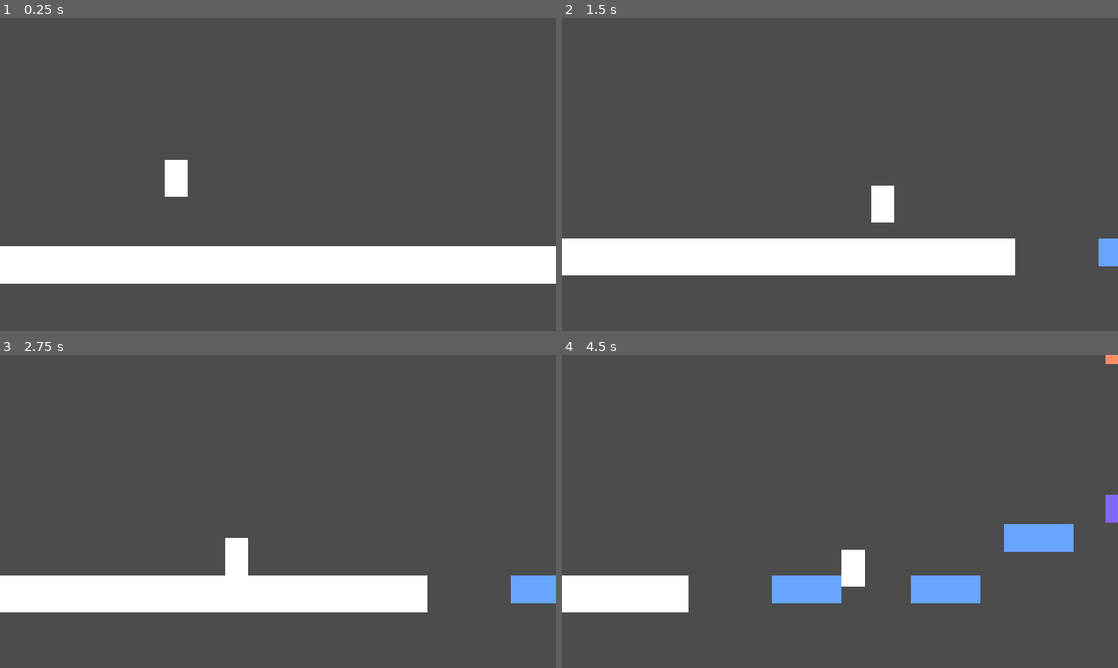
Above: before the commit, frames 1-4 (two rows, left to right).
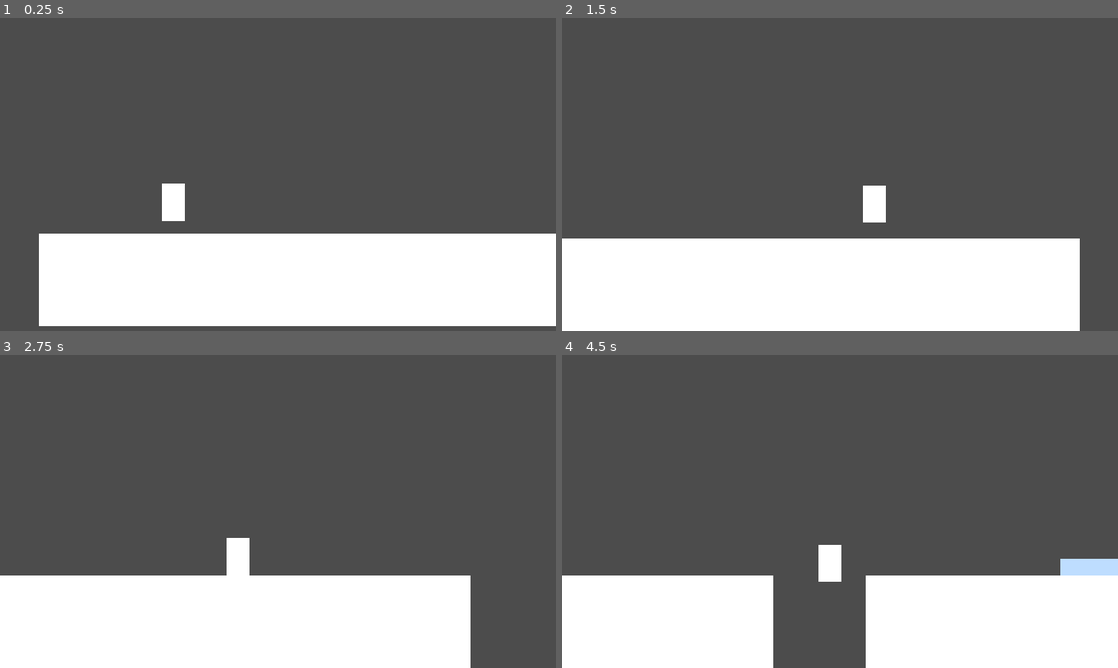
Above: after the commit, the same moments.

Repository: pigdevstudio/kitchen-tales
Game: Godot game, scene res://levels/JumpPlayground.tscn
Same seed, same stepped clock (60 frames per second), same inputs: the game is played once before the commit and once after it. Before the commit the project starts from res://levels/Playground.tscn.
Inputs:
- Up to frame 1 (0.25 s): no input
- Up to frame 2 (1.5 s): hold D (walk_right) from 0.53 s (still down); tap Shift (dash) at 0.6 s; tap Space (jump) at 0.77, 0.8, 1.07, 1.35 s
- Up to frame 3 (2.75 s): tap Space (jump) at 1.52, 1.82, 2.3 s; tap Shift (dash) at 1.55, 2.1 s; release D (walk_right) at 2.03 s; hold A (walk_left) from 2.03 s (still down)
- Up to frame 4 (4.5 s): release A (walk_left) at 2.78 s; hold D (walk_right) 2.78-4.28 s; tap Shift (dash) at 2.85, 4.35 s; tap Space (jump) at 3.02, 3.32, 3.6, 3.77, 4.07 s; hold A (walk_left) from 4.28 s (still down)

The runs differ from the first frame. In frame 1, 18% of the frame differs, in the area x 0-100%, y 45-99%; in frame 2, 19%; in frame 3, 17%; in frame 4, 26%, in the area x 0-100%, y 0-100%.

Commit message:
Create single jump level design playground

Diff:
--- /dev/null
+++ b/source/01-physics-prototype/levels/JumpPlayground.tscn
@@ -0,0 +1,183 @@
+[gd_scene load_steps=17 format=2]
+
+[ext_resource path="res://actors/PlatformActor.gd" type="Script" id=1]
+[ext_resource path="res://utility/Geometry2D.gd" type="Script" id=2]
+[ext_resource path="res://actors/Gravity.gd" type="Script" id=3]
+[ext_resource path="res://actors/Jump.gd" type="Script" id=4]
+[ext_resource path="res://actors/ActionBus.gd" type="Script" id=5]
+[ext_resource path="res://actors/Walk.gd" type="Script" id=6]
+[ext_resource path="res://areas/Ground.tscn" type="PackedScene" id=7]
+[ext_resource path="res://areas/Stairs.tscn" type="PackedScene" id=8]
+[ext_resource path="res://objects/InfiniteVoid.tscn" type="PackedScene" id=9]
+[ext_resource path="res://objects/StaticPlatform.tscn" type="PackedScene" id=10]
+[ext_resource path="res://objects/VerticalMovingPlatform.tscn" type="PackedScene" id=11]
+[ext_resource path="res://objects/HorizontalMovingPlatform.tscn" type="PackedScene" id=12]
+
+[sub_resource type="GDScript" id=2]
+script/source = "extends Node2D
+
+func _on_Void_body_entered(body):
+	get_tree().reload_current_scene()
+"
+
+[sub_resource type="RectangleShape2D" id=9]
+extents = Vector2( 40, 64 )
+
+[sub_resource type="LineShape2D" id=7]
+normal = Vector2( 1, 0 )
+
+[sub_resource type="LineShape2D" id=8]
+normal = Vector2( -1, 0 )
+
+[node name="JumpPlayground" type="Node2D"]
+script = SubResource( 2 )
+__meta__ = {
+"_edit_horizontal_guides_": [ 960.0, 1280.0, 168.0, -264.0, -432.0, -488.0, -360.0, -792.0, -1320.0 ],
+"_edit_vertical_guides_": [ 1920.0, 2240.0, 4424.0, 8248.0, 4160.0, 4904.0 ]
+}
+
+[node name="SingleJumpPlatformActor" type="KinematicBody2D" parent="."]
+editor/display_folded = true
+position = Vector2( 464, 800 )
+script = ExtResource( 1 )
+
+[node name="CollisionShape2D" type="CollisionShape2D" parent="SingleJumpPlatformActor"]
+position = Vector2( 0, -64 )
+shape = SubResource( 9 )
+script = ExtResource( 2 )
+
+[node name="Gravity" type="Node" parent="SingleJumpPlatformActor"]
+script = ExtResource( 3 )
+platform_actor_path = NodePath("../../SingleJumpPlatformActor")
+strength = 4000.0
+
+[node name="Jump" type="Node" parent="SingleJumpPlatformActor"]
+script = ExtResource( 4 )
+platform_actor_path = NodePath("../../SingleJumpPlatformActor")
+strength = 1000.0
+max_jumps = 1
+
+[node name="ActionBus" type="Node" parent="SingleJumpPlatformActor"]
+script = ExtResource( 5 )
+
+[node name="Walk" type="Node" parent="SingleJumpPlatformActor"]
+script = ExtResource( 6 )
+platform_actor_path = NodePath("../../SingleJumpPlatformActor")
+speed = 800.0
+
+[node name="CameraRig" type="RemoteTransform2D" parent="SingleJumpPlatformActor"]
+remote_path = NodePath("../../Camera2D")
+
+[node name="Camera2D" type="Camera2D" parent="."]
+position = Vector2( 464, 800 )
+current = true
+limit_left = 0
+limit_top = -1320
+limit_right = 8247
+limit_bottom = 1280
+limit_smoothed = true
+smoothing_enabled = true
+drag_margin_left = 0.0
+drag_margin_right = 0.0
+editor_draw_limits = true
+editor_draw_drag_margin = true
+
+[node name="Floor" type="StaticBody2D" parent="."]
+editor/display_folded = true
+position = Vector2( 0, 960 )
+
+[node name="Ground" parent="Floor" instance=ExtResource( 7 )]
+
+[node name="Ground2" parent="Floor" instance=ExtResource( 7 )]
+position = Vector2( 2240, 0 )
+
+[node name="Stairs" parent="Floor" instance=ExtResource( 8 )]
+position = Vector2( 2864, -248 )
+
+[node name="Ground3" parent="Floor" instance=ExtResource( 7 )]
+position = Vector2( 4904, -88 )
+polygon = PoolVector2Array( 0, 0, 0, 408, 1920, 408, 1920, 0 )
+
+[node name="Stairs2" parent="Floor" instance=ExtResource( 8 )]
+position = Vector2( 5528, -336 )
+
+[node name="Ground4" parent="Floor" instance=ExtResource( 7 )]
+position = Vector2( 2504, -1648 )
+polygon = PoolVector2Array( 928, 0, 928, 200, 1920, 200, 1920, 0 )
+
+[node name="Wall" type="StaticBody2D" parent="."]
+editor/display_folded = true
+
+[node name="Left" type="CollisionShape2D" parent="Wall"]
+shape = SubResource( 7 )
+
+[node name="Right" type="CollisionShape2D" parent="Wall"]
+position = Vector2( 8248, -168 )
+shape = SubResource( 8 )
+
+[node name="Void" parent="." instance=ExtResource( 9 )]
+position = Vector2( 0, 1282.4 )
+
+[node name="Platforms" type="Node2D" parent="."]
+
+[node name="StaticPlatform" parent="Platforms" instance=ExtResource( 10 )]
+editor/display_folded = false
+position = Vector2( 4544, 824 )
+
+[node name="VerticalMovingPlatform" parent="Platforms" instance=ExtResource( 11 )]
+position = Vector2( 6704, 643.2 )
+
+[node name="StaticPlatform2" parent="Platforms" instance=ExtResource( 10 )]
+editor/display_folded = false
+position = Vector2( 7198.4, 216 )
+
+[node name="StaticPlatform3" parent="Platforms" instance=ExtResource( 10 )]
+editor/display_folded = false
+position = Vector2( 7696, 216 )
+
+[node name="VerticalMovingPlatform2" parent="Platforms" instance=ExtResource( 11 )]
+position = Vector2( 8128, 208 )
+
+[node name="StaticPlatform5" parent="Platforms" instance=ExtResource( 10 )]
+editor/display_folded = false
+position = Vector2( 7198.4, -216 )
+
+[node name="StaticPlatform4" parent="Platforms" instance=ExtResource( 10 )]
+editor/display_folded = false
+position = Vector2( 7696, -216 )
+
+[node name="HorizontalMovingPlatform" parent="Platforms" instance=ExtResource( 12 )]
+position = Vector2( 6168, -216 )
+
+[node name="StaticPlatform6" parent="Platforms" instance=ExtResource( 10 )]
+editor/display_folded = false
+position = Vector2( 5840, -312 )
+
+[node name="StaticPlatform7" parent="Platforms" instance=ExtResource( 10 )]
+editor/display_folded = false
+position = Vector2( 5504, -384 )
+
+[node name="StaticPlatform8" parent="Platforms" instance=ExtResource( 10 )]
+editor/display_folded = false
+position = Vector2( 5160, -440 )
+
+[node name="VerticalMovingPlatform3" parent="Platforms" instance=ExtResource( 11 )]
+position = Vector2( 4784, -488 )
+
+[node name="Goal" type="Label" parent="."]
+margin_left = 3816.0
+margin_top = -840.0
+margin_right = 3971.0
+margin_bottom = -792.0
+rect_scale = Vector2( 3, 3 )
+rect_pivot_offset = Vector2( 76.0164, 48 )
+text = "Congratulations you learned single jumps!"
+valign = 1
+autowrap = true
+[connection signal="dash_pressed" from="SingleJumpPlatformActor/ActionBus" to="SingleJumpPlatformActor/Walk" method="set_physics_process" binds= [ false ]]
+[connection signal="dash_released" from="SingleJumpPlatformActor/ActionBus" to="SingleJumpPlatformActor/Walk" method="set_physics_process" binds= [ true ]]
+[connection signal="jump_pressed" from="SingleJumpPlatformActor/ActionBus" to="SingleJumpPlatformActor/Jump" method="apply"]
+[connection signal="jump_released" from="SingleJumpPlatformActor/ActionBus" to="SingleJumpPlatformActor/Jump" method="cancel"]
+[connection signal="walk_pressed" from="SingleJumpPlatformActor/ActionBus" to="SingleJumpPlatformActor/Walk" method="set_movement_direction"]
+[connection signal="walk_released" from="SingleJumpPlatformActor/ActionBus" to="SingleJumpPlatformActor/Walk" method="stop"]
+[connection signal="body_entered" from="Void" to="." method="_on_Void_body_entered"]
--- a/source/01-physics-prototype/levels/Playground.tscn
+++ /dev/null
@@ -1,268 +0,0 @@
-[gd_scene load_steps=15 format=2]
-
-[ext_resource path="res://utility/Geometry2D.gd" type="Script" id=1]
-[ext_resource path="res://actors/PlatformActor.tscn" type="PackedScene" id=2]
-
-[sub_resource type="GDScript" id=1]
-script/source = "extends Node2D
-
-func _on_Void_body_entered(body):
-	get_tree().reload_current_scene()
-"
-
-[sub_resource type="RectangleShape2D" id=2]
-extents = Vector2( 1040, 64 )
-
-[sub_resource type="RectangleShape2D" id=3]
-extents = Vector2( 608, 59.2 )
-
-[sub_resource type="RectangleShape2D" id=4]
-extents = Vector2( 140, 90 )
-
-[sub_resource type="RectangleShape2D" id=5]
-extents = Vector2( 120, 47.9999 )
-
-[sub_resource type="Animation" id=6]
-length = 4.0
-loop = true
-tracks/0/type = "value"
-tracks/0/path = NodePath("Platform:position")
-tracks/0/interp = 1
-tracks/0/loop_wrap = true
-tracks/0/imported = false
-tracks/0/enabled = true
-tracks/0/keys = {
-"times": PoolRealArray( 0, 2 ),
-"transitions": PoolRealArray( 1, 1 ),
-"update": 0,
-"values": [ Vector2( 0, 0 ), Vector2( 0, -424 ) ]
-}
-
-[sub_resource type="Animation" id=7]
-resource_name = "horizontal_movement"
-length = 4.0
-loop = true
-tracks/0/type = "value"
-tracks/0/path = NodePath("Platform:position")
-tracks/0/interp = 1
-tracks/0/loop_wrap = true
-tracks/0/imported = false
-tracks/0/enabled = true
-tracks/0/keys = {
-"times": PoolRealArray( 0, 2 ),
-"transitions": PoolRealArray( 1, 1 ),
-"update": 0,
-"values": [ Vector2( 0, 0 ), Vector2( 536, 0 ) ]
-}
-
-[sub_resource type="Animation" id=8]
-length = 4.0
-loop = true
-tracks/0/type = "value"
-tracks/0/path = NodePath("Platform:position")
-tracks/0/interp = 1
-tracks/0/loop_wrap = true
-tracks/0/imported = false
-tracks/0/enabled = true
-tracks/0/keys = {
-"times": PoolRealArray( 0, 2 ),
-"transitions": PoolRealArray( 1, 1 ),
-"update": 0,
-"values": [ Vector2( 0, 0 ), Vector2( 0, -424 ) ]
-}
-
-[sub_resource type="ConvexPolygonShape2D" id=9]
-points = PoolVector2Array( 0, -90, 180, 0, 0, 0 )
-
-[sub_resource type="LineShape2D" id=10]
-normal = Vector2( 1, 0 )
-
-[sub_resource type="LineShape2D" id=11]
-normal = Vector2( -1, 0 )
-
-[sub_resource type="LineShape2D" id=12]
-
-[node name="Playground" type="Node2D"]
-script = SubResource( 1 )
-__meta__ = {
-"_edit_horizontal_guides_": [ 960.0, 1280.0 ]
-}
-
-[node name="Ground" type="StaticBody2D" parent="."]
-position = Vector2( 880, 1024 )
-
-[node name="Geometry2D" type="CollisionShape2D" parent="Ground"]
-shape = SubResource( 2 )
-script = ExtResource( 1 )
-color = Color( 1, 1, 1, 1 )
-
-[node name="Ground2" type="StaticBody2D" parent="."]
-editor/display_folded = true
-position = Vector2( 2028, 56 )
-
-[node name="Geometry2D" type="CollisionShape2D" parent="Ground2"]
-shape = SubResource( 3 )
-script = ExtResource( 1 )
-color = Color( 1, 1, 1, 1 )
-
-[node name="Ground3" type="StaticBody2D" parent="."]
-editor/display_folded = true
-position = Vector2( 1560, -88 )
-
-[node name="Geometry2D" type="CollisionShape2D" parent="Ground3"]
-shape = SubResource( 4 )
-script = ExtResource( 1 )
-color = Color( 1, 1, 1, 1 )
-
-[node name="Platform" type="StaticBody2D" parent="."]
-position = Vector2( 2328, 1008 )
-
-[node name="Geometry2D" type="CollisionShape2D" parent="Platform"]
-shape = SubResource( 5 )
-script = ExtResource( 1 )
-color = Color( 0.407843, 0.65098, 1, 1 )
-
-[node name="Platform2" type="StaticBody2D" parent="."]
-editor/display_folded = true
-position = Vector2( 2808, 1008 )
-
-[node name="Geometry2D" type="CollisionShape2D" parent="Platform2"]
-shape = SubResource( 5 )
-script = ExtResource( 1 )
-color = Color( 0.407843, 0.65098, 1, 1 )
-
-[node name="Platform3" type="StaticBody2D" parent="."]
-editor/display_folded = true
-position = Vector2( 3128, 832 )
-
-[node name="Geometry2D" type="CollisionShape2D" parent="Platform3"]
-shape = SubResource( 5 )
-script = ExtResource( 1 )
-color = Color( 0.407843, 0.65098, 1, 1 )
-
-[node name="Platform5" type="StaticBody2D" parent="."]
-editor/display_folded = true
-position = Vector2( 520, -240 )
-
-[node name="Geometry2D" type="CollisionShape2D" parent="Platform5"]
-shape = SubResource( 5 )
-script = ExtResource( 1 )
-color = Color( 0.407843, 0.65098, 1, 1 )
-
-[node name="Label" type="Label" parent="Platform5"]
-margin_left = -64.0
-margin_top = -152.0
-margin_right = -24.0
-margin_bottom = -138.0
-rect_scale = Vector2( 3, 3 )
-text = "Goal"
-align = 1
-valign = 1
-clip_text = true
-
-[node name="Platform4" type="StaticBody2D" parent="."]
-editor/display_folded = true
-position = Vector2( 3480, 184 )
-
-[node name="Geometry2D" type="CollisionShape2D" parent="Platform4"]
-shape = SubResource( 5 )
-one_way_collision = true
-script = ExtResource( 1 )
-color = Color( 1, 0.560784, 0.407843, 1 )
-
-[node name="PlatformActor" parent="." instance=ExtResource( 2 )]
-editor/display_folded = true
-position = Vector2( 608, 672 )
-collision_layer = 3
-
-[node name="CameraRig" type="RemoteTransform2D" parent="PlatformActor"]
-remote_path = NodePath("../../Camera2D")
-
-[node name="MovingPlatform" type="Node2D" parent="."]
-position = Vector2( 3480, 832 )
-
-[node name="Platform" type="KinematicBody2D" parent="MovingPlatform"]
-position = Vector2( 0, -176.534 )
-motion/sync_to_physics = true
-
-[node name="Geometry2D" type="CollisionShape2D" parent="MovingPlatform/Platform"]
-shape = SubResource( 5 )
-one_way_collision = true
-script = ExtResource( 1 )
-color = Color( 0.521569, 0.407843, 1, 1 )
-
-[node name="AnimationPlayer" type="AnimationPlayer" parent="MovingPlatform"]
-autoplay = "vertical_movement"
-playback_process_mode = 0
-anims/vertical_movement = SubResource( 6 )
-
-[node name="MovingPlatform2" type="Node2D" parent="."]
-position = Vector2( 760, -240 )
-
-[node name="Platform" type="KinematicBody2D" parent="MovingPlatform2"]
-position = Vector2( 317.102, 0 )
-motion/sync_to_physics = true
-
-[node name="Geometry2D" type="CollisionShape2D" parent="MovingPlatform2/Platform"]
-shape = SubResource( 5 )
-one_way_collision = true
-script = ExtResource( 1 )
-color = Color( 0.521569, 0.407843, 1, 1 )
-
-[node name="AnimationPlayer" type="AnimationPlayer" parent="MovingPlatform2"]
-autoplay = "horizontal_movement"
-playback_process_mode = 0
-anims/horizontal_movement = SubResource( 7 )
-anims/vertical_movement = SubResource( 8 )
-
-[node name="Camera2D" type="Camera2D" parent="."]
-position = Vector2( 608, 672 )
-current = true
-limit_left = 0
-limit_right = 3712
-limit_bottom = 1280
-smoothing_enabled = true
-drag_margin_left = 0.0
-drag_margin_right = 0.0
-editor_draw_limits = true
-editor_draw_drag_margin = true
-
-[node name="Slope" type="StaticBody2D" parent="."]
-editor/display_folded = true
-
-[node name="Geometry2D" type="CollisionShape2D" parent="Slope"]
-position = Vector2( 1876, 0 )
-shape = SubResource( 9 )
-script = ExtResource( 1 )
-color = Color( 1, 1, 1, 1 )
-
-[node name="Slope2" type="StaticBody2D" parent="."]
-editor/display_folded = true
-
-[node name="Geometry2D" type="CollisionShape2D" parent="Slope2"]
-position = Vector2( 1700, -88 )
-shape = SubResource( 9 )
-script = ExtResource( 1 )
-color = Color( 1, 1, 1, 1 )
-
-[node name="Wall" type="StaticBody2D" parent="."]
-editor/display_folded = true
-
-[node name="CollisionShape2D" type="CollisionShape2D" parent="Wall"]
-shape = SubResource( 10 )
-
-[node name="Wall2" type="StaticBody2D" parent="."]
-editor/display_folded = true
-position = Vector2( 3712, 0 )
-
-[node name="CollisionShape2D" type="CollisionShape2D" parent="Wall2"]
-shape = SubResource( 11 )
-
-[node name="Void" type="Area2D" parent="."]
-position = Vector2( 0, 1280 )
-collision_layer = 0
-collision_mask = 2
-
-[node name="CollisionShape2D" type="CollisionShape2D" parent="Void"]
-shape = SubResource( 12 )
-[connection signal="body_entered" from="Void" to="." method="_on_Void_body_entered"]
--- a/source/01-physics-prototype/project.godot
+++ b/source/01-physics-prototype/project.godot
@@ -33,7 +33,7 @@
 [application]
 
 config/name="Kitchen Tales"
-run/main_scene="res://levels/Playground.tscn"
+run/main_scene="res://levels/JumpPlayground.tscn"
 config/icon="res://icon.png"
 
 [display]
